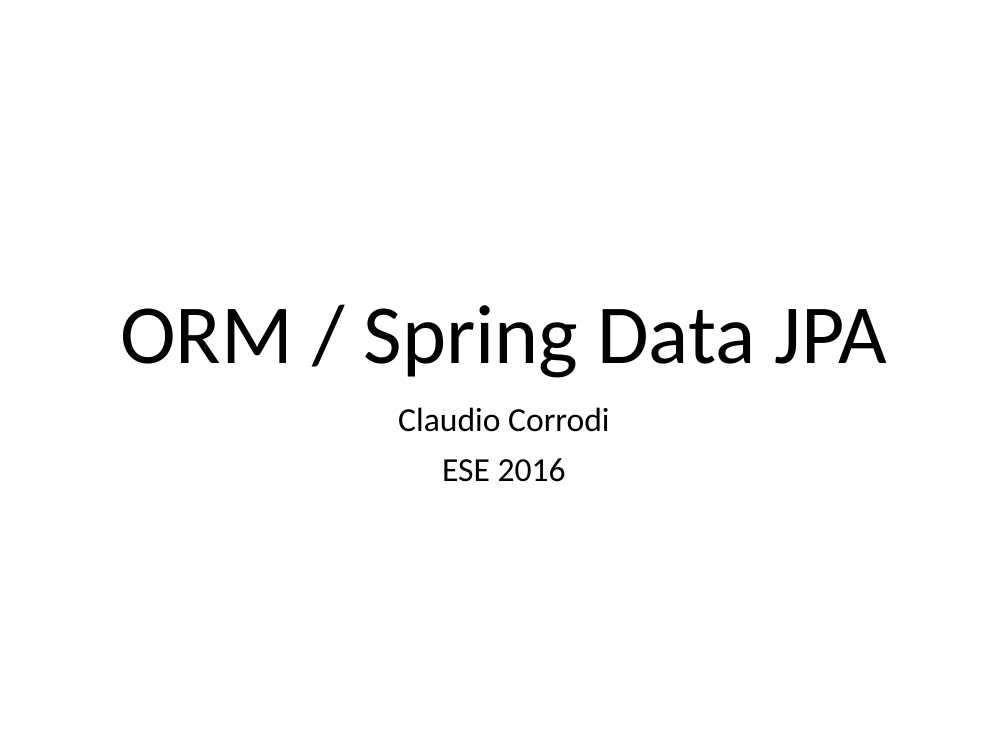
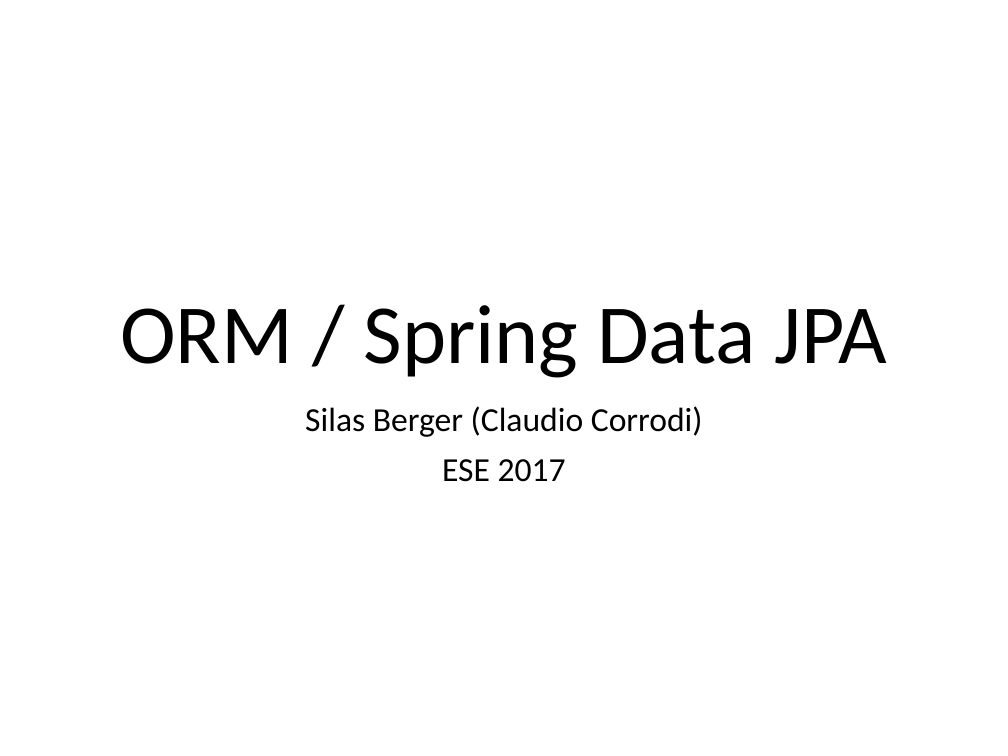
Before and after one commit to scg-unibe-ch/ese2017, a slide deck: slide 1 of slides/4_orm.pptx. Drawn at 1008x756 pixels with LibreOffice and Linux fonts; fonts in the diff are those of the drawing. Boxes give left, top, right and bottom in pixels: in the first picture for what was removed or moved away, otherwise in the second. Text is boxed around its words. In the diff, an @@ line names an element or a change of style, - is before the commit and + after.

```diff
--- a/slides/4_orm.pptx
+++ b/slides/4_orm.pptx
@@ subtitle at box(305, 406, 703, 482): text changed @@
-Claudio Corrodi
-ESE 2016
+Silas Berger (Claudio Corrodi)
+ESE 2017
```
Also in this commit, not shown: 1 other slide changed, 5 slides added.
